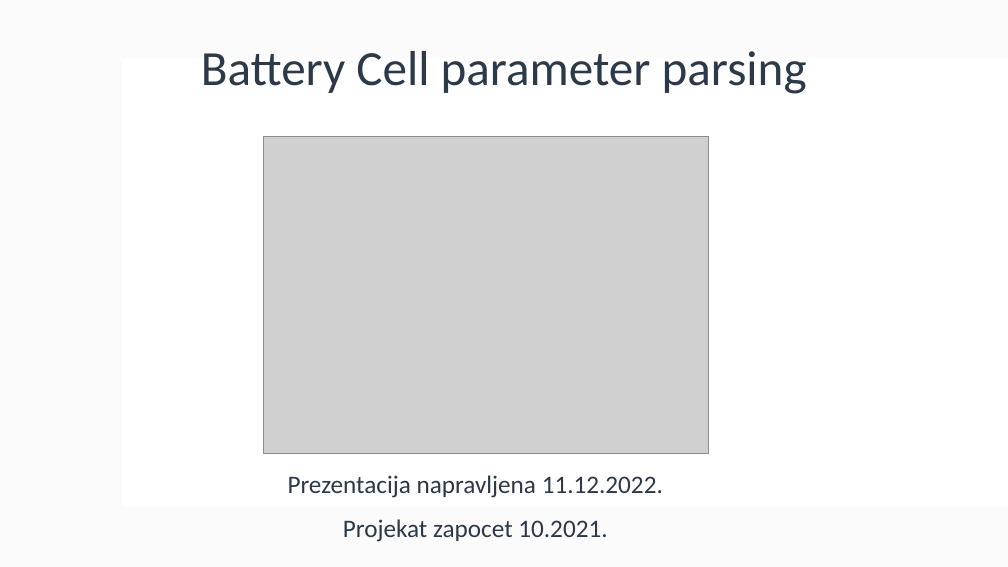
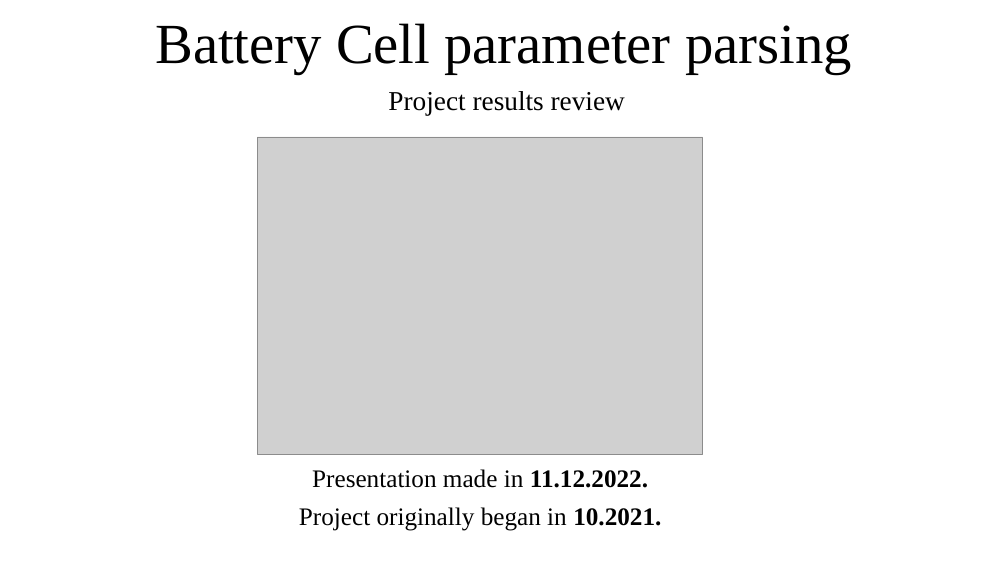
Before and after one commit to novakovicluka97/battery_parameter_parsing, a slide deck: slide 1 of Docs/Battery Cell parameter parsing.pptx. Drawn at 1008x567 pixels with LibreOffice and Linux fonts; fonts in the diff are those of the drawing; grey boxes stand for pictures. Boxes give left, top, right and bottom in pixels: in the first picture for what was removed or moved away, otherwise in the second. Text is boxed around its words. In the diff, an @@ line names an element or a change of style, - is before the commit and + after.

```diff
--- a/Docs/Battery Cell parameter parsing.pptx
+++ b/Docs/Battery Cell parameter parsing.pptx
@@ rectangle removed at <box>0,0,1008,567</box> @@
@@ title "Battery Cell parameter parsing": place and size @@
-title "Battery Cell parameter parsing" at <box>201,51,807,94</box>
+title "Battery Cell parameter parsing" at <box>155,23,852,74</box>
@@ title "Battery Cell parameter parsing" at <box>155,23,852,74</box>: size 46.8 to 54 pt, font Calibri to Times New Roman, text colour #2C3948 to #000000 @@
@@ rectangle removed at <box>123,59,1008,507</box> @@
@@ text added at <box>388,91,625,115</box>, 26 pt, text #000000 @@
+Project results review
@@ picture: place and size @@
-picture at <box>263,137,709,454</box>
+picture at <box>258,137,703,454</box>
@@ subtitle at <box>299,469,661,531</box>: text changed; font Calibri to Times New Roman; text colour #2C3948 to #000000 @@
-Prezentacija napravljena 11.12.2022.
-Projekat zapocet 10.2021.
+Presentation made in 11.12.2022.
+Project originally began in 10.2021.
```
Also in this commit, not shown: 1 other slide changed, 11 slides added, 11 slides removed.
